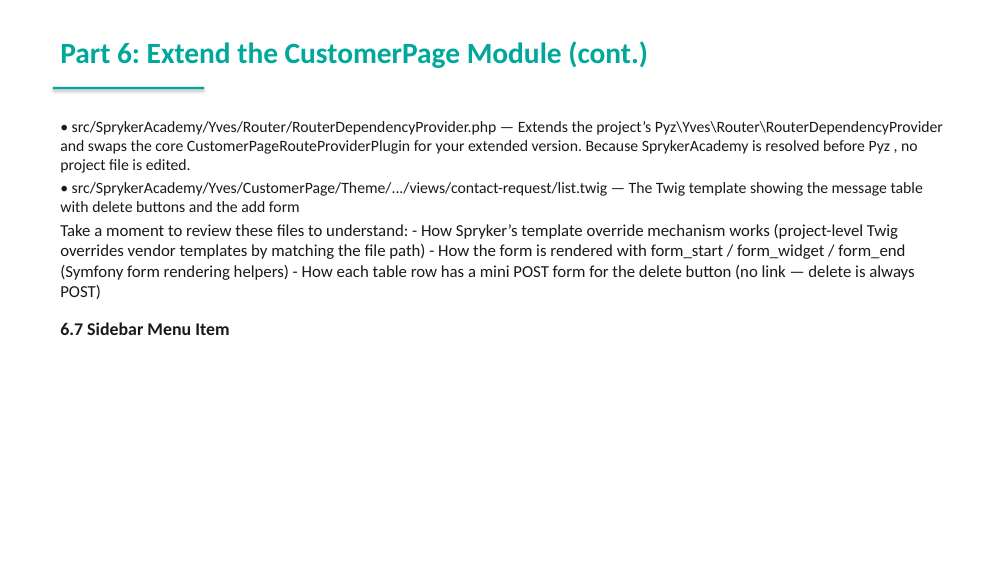
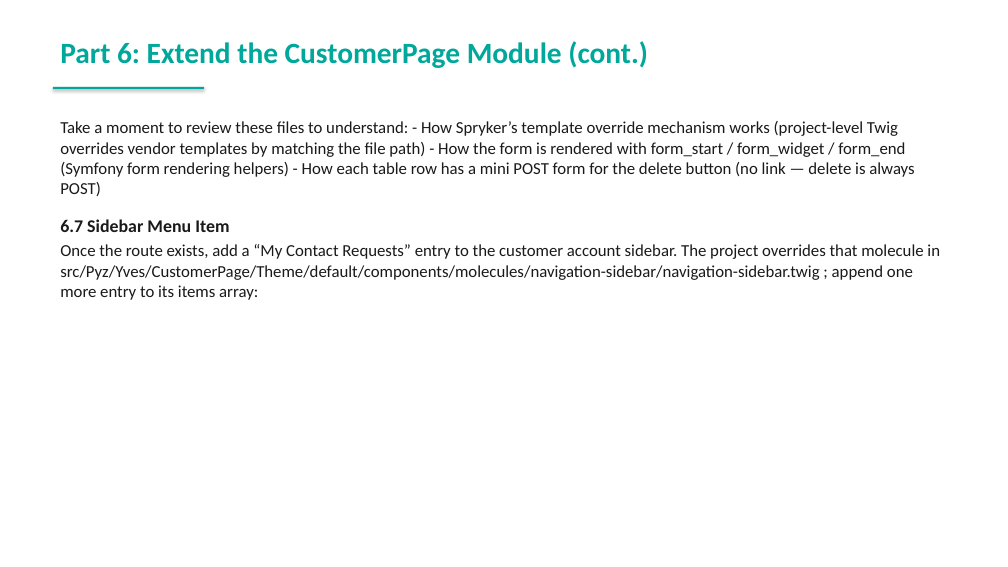
Before and after one commit to spryker-academy/instructor-exercises, a slide deck: slide 195 of guides-pptx/spryker-academy-fundamental.pptx (slide 194 before the commit). Drawn at 1008x567 pixels with LibreOffice and Linux fonts; fonts in the diff are those of the drawing. Boxes give left, top, right and bottom in pixels: in the first picture for what was removed or moved away, otherwise in the second. Text is boxed around its words. In the diff, an @@ line names an element or a change of style, - is before the commit and + after.

```diff
--- a/guides-pptx/spryker-academy-fundamental.pptx
+++ b/guides-pptx/spryker-academy-fundamental.pptx
@@ text at (60,121,943,212): paragraphs removed @@
-• src/SprykerAcademy/Yves/Router/RouterDependencyProvider.php — Extends the project’s Pyz\Yves\Router\RouterDependencyProvider and swaps the core CustomerPageRouteProviderPlugin for your extended version. Because SprykerAcademy is resolved before Pyz , no project file is edited.
-• src/SprykerAcademy/Yves/CustomerPage/Theme/.../views/contact-request/list.twig — The Twig template showing the message table with delete buttons and the add form
@@ text at (60,244,940,300): paragraph added @@
+Once the route exists, add a “My Contact Requests” entry to the customer account sidebar. The project overrides that molecule in src/Pyz/Yves/CustomerPage/Theme/default/components/molecules/navigation-sidebar/navigation-sidebar.twig ; append one more entry to its items array:
```
Also in this commit, not shown: 4 other slides changed, 1 slide added, 4 other files.
